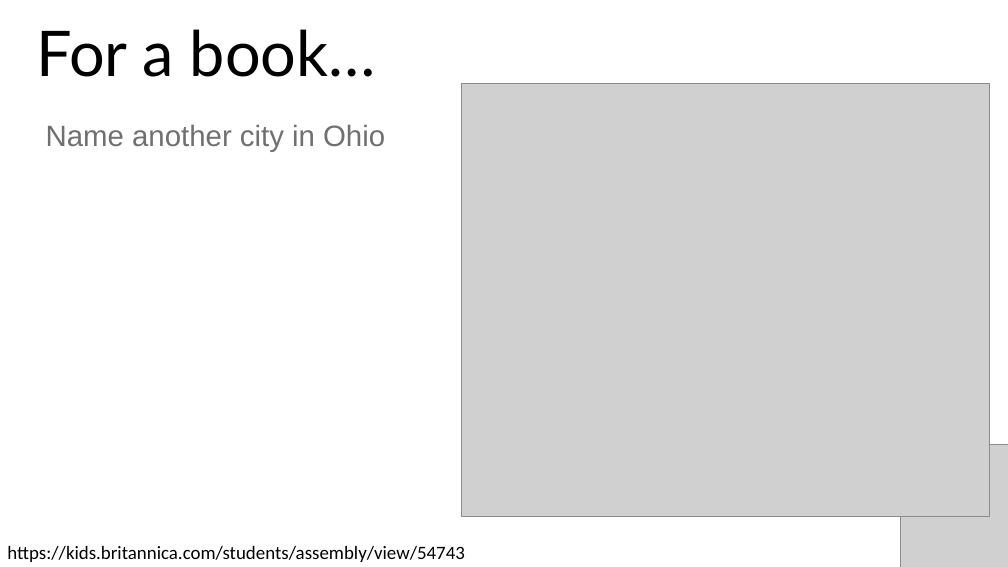
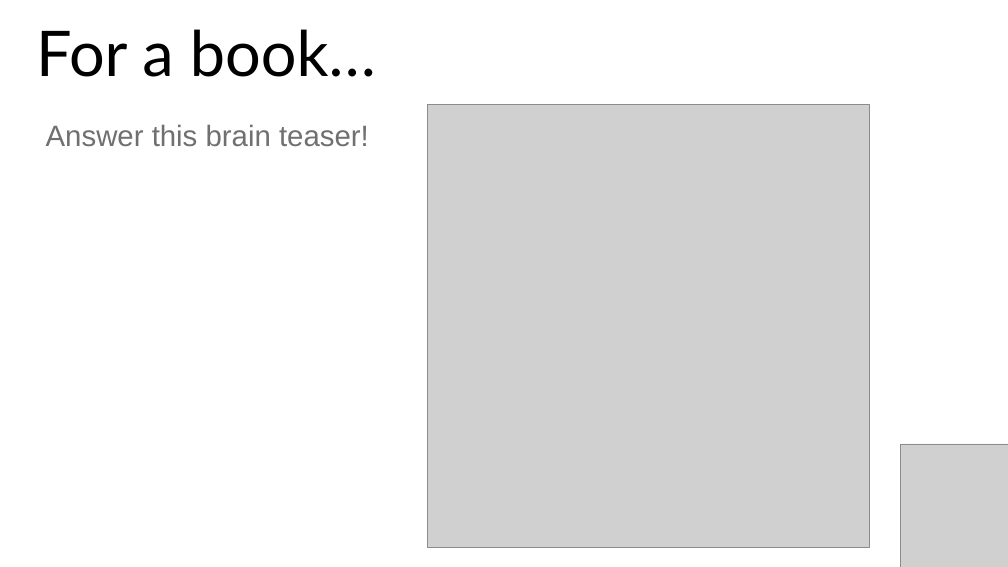
Before and after one commit to stringfestdata/advancing-into-analytics-ps-meetup, a slide deck: slide 5 of advancing-into-analytics-presentation.pptx. Drawn at 1008x567 pixels with LibreOffice and Linux fonts; fonts in the diff are those of the drawing; grey boxes stand for pictures. Boxes give left, top, right and bottom in pixels: in the first picture for what was removed or moved away, otherwise in the second. Text is boxed around its words. In the diff, an @@ line names an element or a change of style, - is before the commit and + after.

```diff
--- a/advancing-into-analytics-presentation.pptx
+++ b/advancing-into-analytics-presentation.pptx
@@ picture: place and size @@
-picture at bbox=[461, 84, 989, 517]
+picture at bbox=[427, 104, 870, 547]
@@ text at bbox=[46, 124, 369, 146]: text changed @@
-Name another city in Ohio
+Answer this brain teaser!
@@ text removed at bbox=[7, 546, 464, 562] @@
-https://kids.britannica.com/students/assembly/view/54743
```
Also in this commit, not shown: 1 other file.
